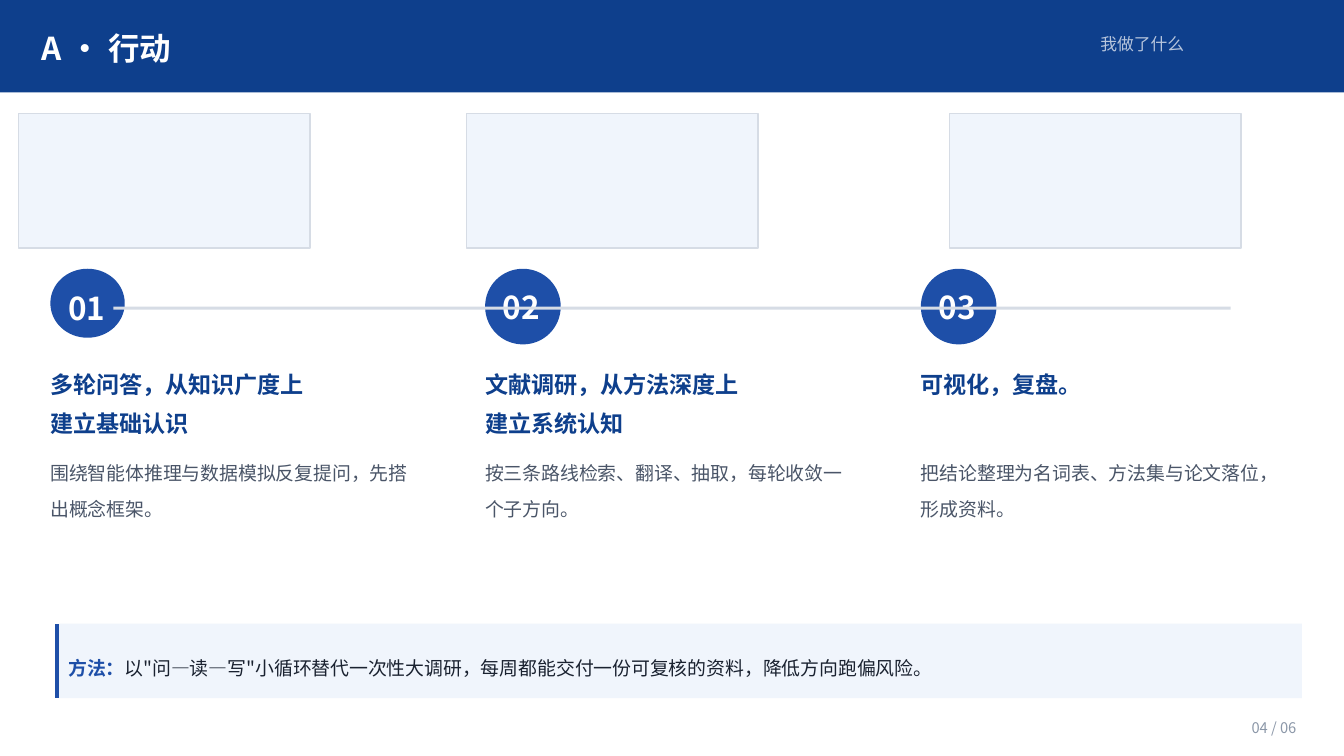
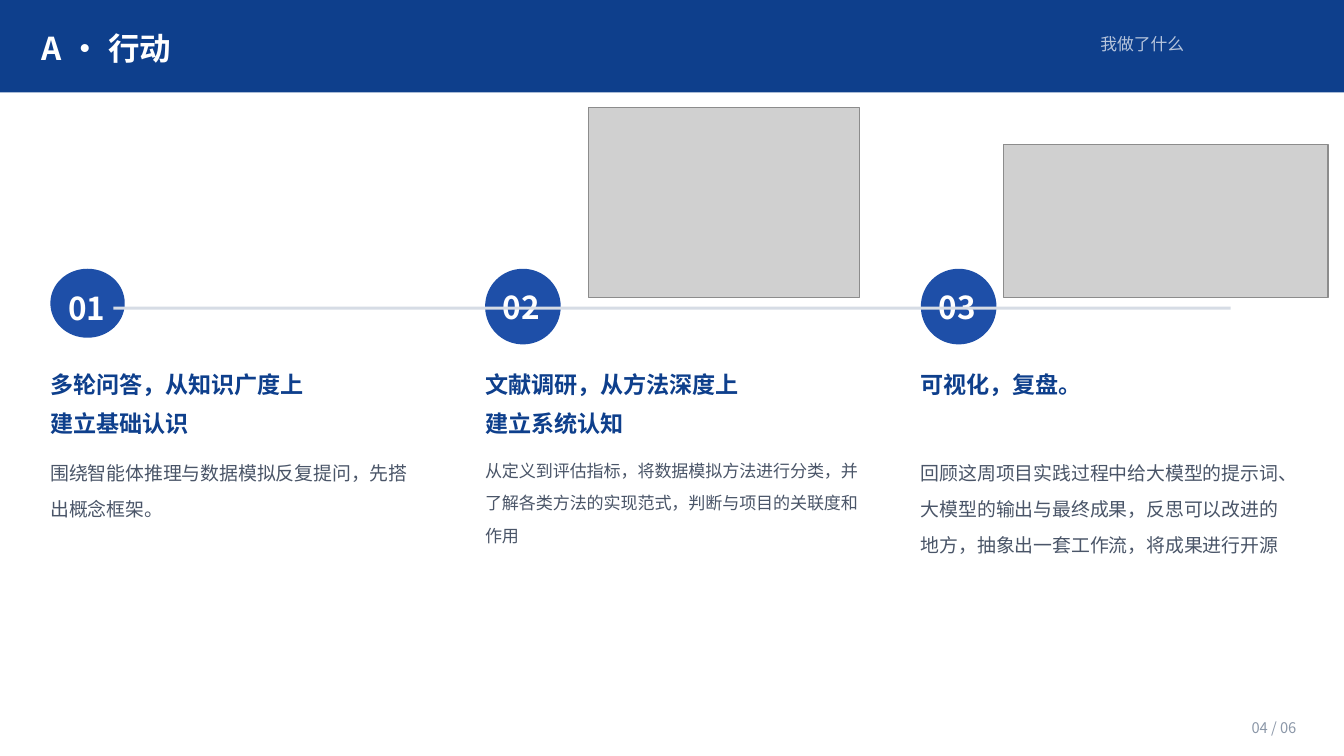
Before and after one commit to runlin1113/student_project_II, a slide deck: slide 4 of week3/凌润林第三周文献汇报.pptx. Drawn at 1344x756 pixels with LibreOffice and Linux fonts; fonts in the diff are those of the drawing; grey boxes stand for pictures. Boxes give left, top, right and bottom in pixels: in the first picture for what was removed or moved away, otherwise in the second. Text is boxed around its words. In the diff, an @@ line names an element or a change of style, - is before the commit and + after.

```diff
--- a/week3/凌润林第三周文献汇报.pptx
+++ b/week3/凌润林第三周文献汇报.pptx
@@ rounded rectangle removed at (x1=18, y1=113, x2=310, y2=247) @@
@@ rounded rectangle removed at (x1=467, y1=113, x2=758, y2=247) @@
@@ picture added at (x1=589, y1=108, x2=859, y2=298) @@
@@ rounded rectangle removed at (x1=950, y1=113, x2=1241, y2=247) @@
@@ picture added at (x1=1004, y1=144, x2=1329, y2=297) @@
@@ text at (x1=485, y1=462, x2=858, y2=544): text changed; size 13.5 to 12.2 pt @@
-按三条路线检索、翻译、抽取，每轮收敛一个子方向。
+从定义到评估指标，将数据模拟方法进行分类，并了解各类方法的实现范式，判断与项目的关联度和作用
@@ text at (x1=921, y1=464, x2=1297, y2=554): text changed @@
-把结论整理为名词表、方法集与论文落位，形成资料。
+回顾这周项目实践过程中给大模型的提示词、大模型的输出与最终成果，反思可以改进的地方，抽象出一套工作流，将成果进行开源
@@ freeform shape removed at (x1=54, y1=624, x2=1303, y2=699) @@
@@ rectangle removed at (x1=58, y1=624, x2=1302, y2=699) @@
@@ text removed at (x1=68, y1=659, x2=932, y2=677) @@
-方法：以"问—读—写"小循环替代一次性大调研，每周都能交付一份可复核的资料，降低方向跑偏风险。
```
Also in this commit, not shown: 1 other slide changed, 1 slide added, 3 other files.
